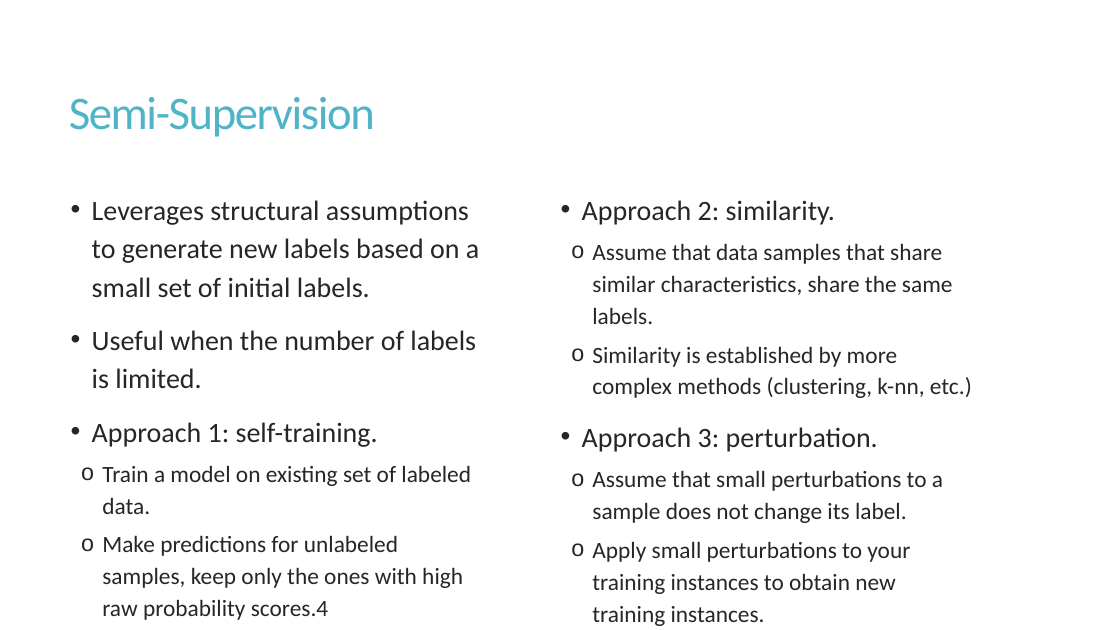
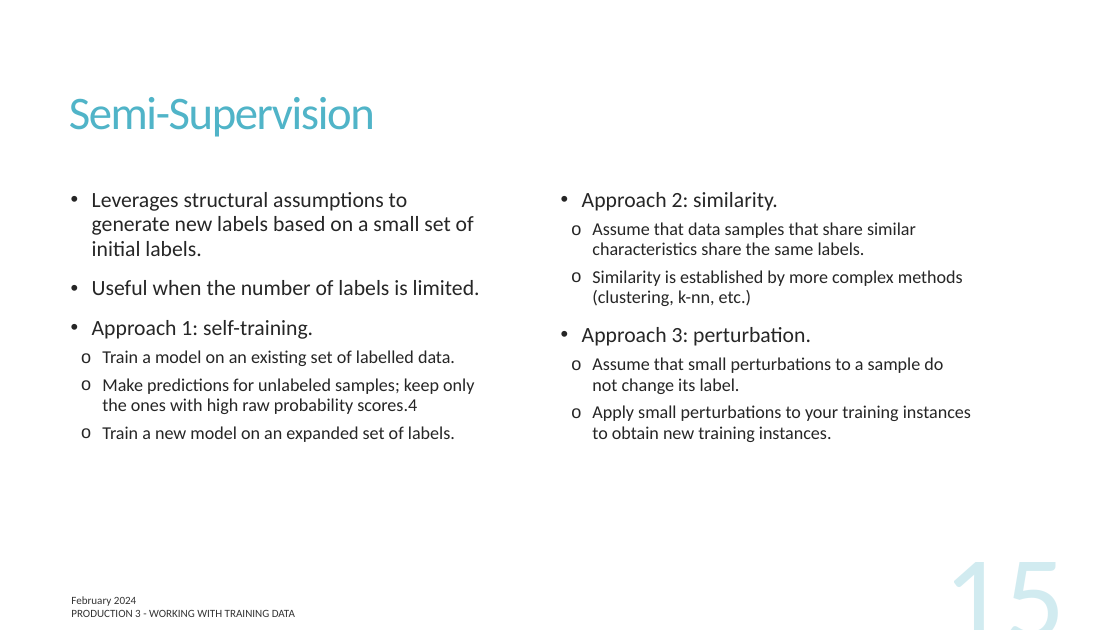
Before and after one commit to UofT-DSI/production, a slide deck: slide 15 of lessons/part_3/production_3.pptx. Drawn at 1120x630 pixels with LibreOffice and Linux fonts; fonts in the diff are those of the drawing. Boxes give left, top, right and bottom in pixels: in the first picture for what was removed or moved away, otherwise in the second. Text is boxed around its words. In the diff, an @@ line names an element or a change of style, - is before the commit and + after.

```diff
--- a/lessons/part_3/production_3.pptx
+++ b/lessons/part_3/production_3.pptx
@@ text at (x1=92, y1=192, x2=480, y2=339): size 24 to 18.6 pt in "Leverages structural assumptions to generate new labels ...", "Useful when the number of labels is ...", "Approach 1: self-training."; line spacing 1.14 to 0.94 @@
@@ text at (x1=582, y1=192, x2=971, y2=442): size 24 to 18.6 pt in "Approach 2: similarity.", "Approach 3: perturbation."; size 20 to 15.5 pt in "Similarity is established by more complex methods ...", "Apply small perturbations to your training instances ..."; line spacing 1.14 to 0.94 @@
@@ text at (x1=592, y1=222, x2=916, y2=255): text changed; size 20 to 15.5 pt @@
-  o Assume that data samples that share similar characteristics, share the same labels.
+  o Assume that data samples that share similar characteristics share the same labels.
@@ text at (x1=102, y1=350, x2=474, y2=442): text changed; size 20 to 15.5 pt @@
-  o Train a model on existing set of labeled data.
-  o Make predictions for unlabeled samples, keep only the ones with high raw probability scores.4
-  o Train a new model on expanded set of labels.
+  o Train a model on an existing set of labelled data.
+  o Make predictions for unlabeled samples; keep only the ones with high raw probability scores.4
+  o Train a new model on an expanded set of labels.
@@ text at (x1=592, y1=357, x2=943, y2=394): text changed; size 20 to 15.5 pt @@
-  o Assume that small perturbations to a sample does not change its label.
+  o Assume that small perturbations to a sample do not change its label.
@@ page number added at (x1=805, y1=540, x2=1074, y2=630), 103 pt, text #50B4C8 at 25% opacity @@
+15
@@ text added at (x1=71, y1=596, x2=136, y2=606), 9.5 pt, text #000000 at 80% opacity @@
+February 2024
@@ text added at (x1=71, y1=610, x2=295, y2=617), 9.5 pt, text #000000 at 80% opacity @@
+PRODUCTION 3 - WORKING WITH TRAINING DATA
```
Also in this commit, not shown: 18 other slides changed, 4 slides added, 4 slides removed, 2 other files.
